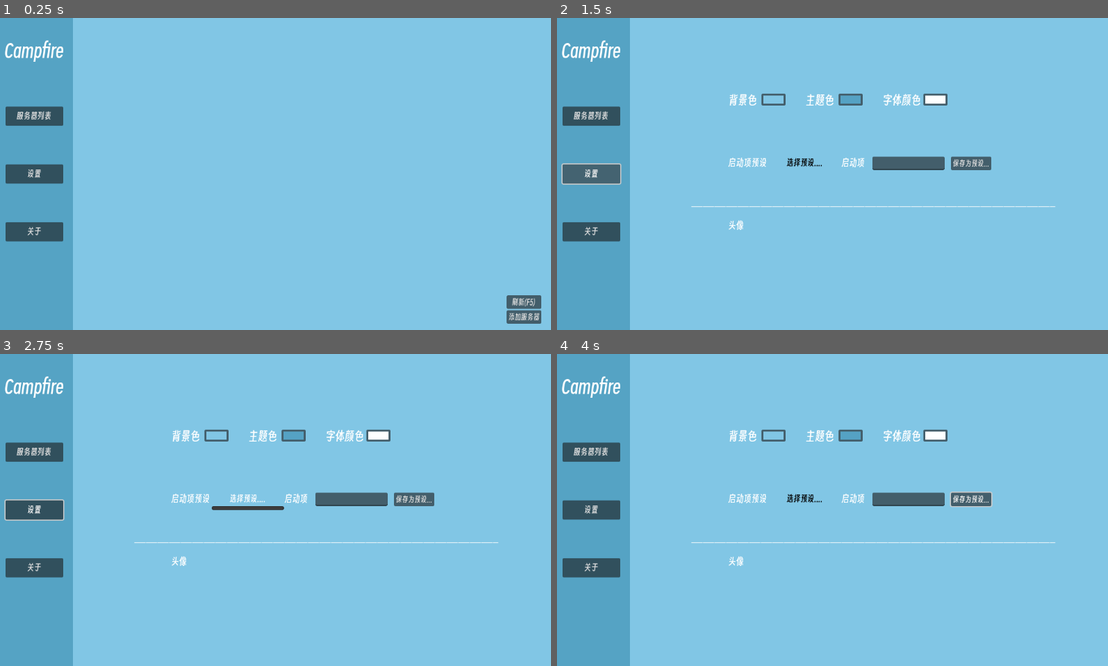
Above: before the commit, frames 1-4 (two rows, left to right).
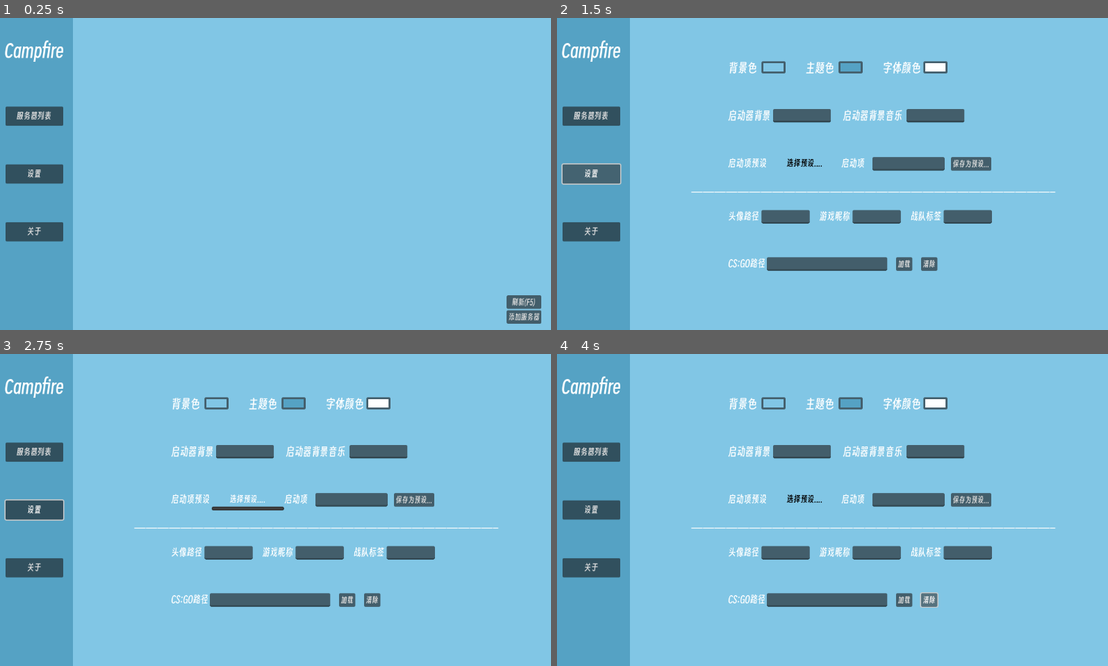
Above: after the commit, the same moments.

Repository: xuezhaju/Campfire-
Game: Godot game, scene res://scene/main_ui.tscn
Two runs of this game, one before a commit and one after it. Both use one fixed random seed, a clock stepped at 60 frames per second and the inputs below.
Inputs (mouse positions are in pixels of both pictures, inside the frame that each line leads up to):
- Up to frame 1 (0.25 s): no input
- Up to frame 2 (1.5 s): click "服务器列表" at 0.5 s; click "设置" at 1.25 s
- Up to frame 3 (2.75 s): click "选择预设...." at 2 s
- Up to frame 4 (4 s): click "保存为预设..." at 2.75 s; click (931, 600) at 3.5 s, where only the run after the commit has a clickable "清除"

The runs differ from the first frame. In frame 2, 6.4% of the frame differs, in the area x 24-91%, y 13-82%; in frame 3, 6.4%; in frame 4, 6.4%.

Commit message:
颜色主题修改完成

Diff:
--- a/scene/main_ui.gd
+++ b/scene/main_ui.gd
@@ -2,6 +2,8 @@
 @onready var server_list: Control = $ServerList
 @onready var add_server_settings: Control = $AddServerSettings
 @onready var setting: Control = $Setting
+@onready var background: ColorRect = $Background
+@onready var main_color: ColorRect = $Main/MainColor
 
 
 func _on_server_list_pressed() -> void:
@@ -17,6 +19,7 @@
 	Global.mainui_mode = "abaot"
 
 func _process(delta: float) -> void:
+	change_color()
 	if Global.mainui_mode == "server_list":
 		server_list.show()
 		server_list.process_mode = Node.PROCESS_MODE_INHERIT
@@ -43,3 +46,7 @@
 		server_list.process_mode = Node.PROCESS_MODE_DISABLED
 		add_server_settings.hide()
 		add_server_settings.process_mode = Node.PROCESS_MODE_DISABLED
+
+func change_color():
+	background.color = Global.back_color
+	main_color.color = Global.main_color
--- a/scene/main_ui.tscn
+++ b/scene/main_ui.tscn
@@ -1,8 +1,12 @@
-[gd_scene load_steps=4 format=3 uid="uid://d2sjgx566qaud"]
+[gd_scene load_steps=8 format=3 uid="uid://d2sjgx566qaud"]
 
 [ext_resource type="Script" uid="uid://btfx11kdve23t" path="res://scene/main_ui.gd" id="1_xqdl1"]
+[ext_resource type="Script" uid="uid://bydqjipe8tk7e" path="res://scripts/font_settings.gd" id="2_g4hc0"]
 [ext_resource type="Script" uid="uid://dna4jxf3jgo4" path="res://scene/server_list.gd" id="2_yu3bt"]
 [ext_resource type="Script" uid="uid://d4koj6er2dsue" path="res://scripts/setup_setting.gd" id="3_8pk1s"]
+[ext_resource type="Script" uid="uid://bb5yrr5mqmuvo" path="res://scripts/back_color.gd" id="4_cwb1w"]
+[ext_resource type="Script" uid="uid://ch36dl6ck0a60" path="res://scripts/main_color.gd" id="5_i4ba5"]
+[ext_resource type="Script" uid="uid://clb2mof7ovm17" path="res://scripts/font_color.gd" id="6_niqgt"]
 
 [node name="MainUI" type="Control"]
 layout_mode = 3
@@ -25,7 +29,7 @@
 offset_right = 40.0
 offset_bottom = 40.0
 
-[node name="ColorRect2" type="ColorRect" parent="Main"]
+[node name="MainColor" type="ColorRect" parent="Main"]
 custom_minimum_size = Vector2(160, 648)
 layout_mode = 2
 color = Color(0.331743, 0.637063, 0.76743, 1)
@@ -64,6 +68,7 @@
 offset_bottom = 91.0
 theme_override_font_sizes/font_size = 38
 text = "Campfire"
+script = ExtResource("2_g4hc0")
 
 [node name="ServerList" type="Control" parent="."]
 anchors_preset = 0
@@ -175,7 +180,7 @@
 
 [node name="VBoxContainer" type="VBoxContainer" parent="Setting/CenterContainer"]
 layout_mode = 2
-theme_override_constants/separation = 80
+theme_override_constants/separation = 60
 
 [node name="ColorSetings" type="HBoxContainer" parent="Setting/CenterContainer/VBoxContainer"]
 custom_minimum_size = Vector2(600, 50)
@@ -187,7 +192,7 @@
 theme_override_font_sizes/font_size = 25
 text = "背景色"
 
-[node name="ColorPickerButton" type="ColorPickerButton" parent="Setting/CenterContainer/VBoxContainer/ColorSetings/BackColor"]
+[node name="BackColor" type="ColorPickerButton" parent="Setting/CenterContainer/VBoxContainer/ColorSetings/BackColor"]
 custom_minimum_size = Vector2(50, 25)
 layout_mode = 0
 offset_left = 69.0
@@ -195,13 +200,14 @@
 offset_right = 119.0
 offset_bottom = 27.0
 color = Color(0.505882, 0.776471, 0.898039, 1)
+script = ExtResource("4_cwb1w")
 
 [node name="MainColor" type="Label" parent="Setting/CenterContainer/VBoxContainer/ColorSetings"]
 layout_mode = 2
 theme_override_font_sizes/font_size = 25
 text = "主题色"
 
-[node name="ColorPickerButton" type="ColorPickerButton" parent="Setting/CenterContainer/VBoxContainer/ColorSetings/MainColor"]
+[node name="MainColor" type="ColorPickerButton" parent="Setting/CenterContainer/VBoxContainer/ColorSetings/MainColor"]
 custom_minimum_size = Vector2(50, 25)
 layout_mode = 0
 offset_left = 69.0
@@ -209,13 +215,14 @@
 offset_right = 119.0
 offset_bottom = 27.0
 color = Color(0.333333, 0.635294, 0.768627, 1)
-
-[node name="MainColor2" type="Label" parent="Setting/CenterContainer/VBoxContainer/ColorSetings"]
+script = ExtResource("5_i4ba5")
+
+[node name="FontColor" type="Label" parent="Setting/CenterContainer/VBoxContainer/ColorSetings"]
 layout_mode = 2
 theme_override_font_sizes/font_size = 25
 text = "字体颜色"
 
-[node name="ColorPickerButton" type="ColorPickerButton" parent="Setting/CenterContainer/VBoxContainer/ColorSetings/MainColor2"]
+[node name="FontColor" type="ColorPickerButton" parent="Setting/CenterContainer/VBoxContainer/ColorSetings/FontColor"]
 custom_minimum_size = Vector2(50, 25)
 layout_mode = 0
 offset_left = 85.0
@@ -223,18 +230,47 @@
 offset_right = 135.0
 offset_bottom = 27.0
 color = Color(0.996078, 1, 1, 1)
+script = ExtResource("6_niqgt")
+
+[node name="PicturesSettings" type="HBoxContainer" parent="Setting/CenterContainer/VBoxContainer"]
+layout_mode = 2
+theme_override_constants/separation = 150
+
+[node name="BackPicture" type="Label" parent="Setting/CenterContainer/VBoxContainer/PicturesSettings"]
+layout_mode = 2
+theme_override_font_sizes/font_size = 22
+text = "启动器背景"
+
+[node name="LineEdit" type="LineEdit" parent="Setting/CenterContainer/VBoxContainer/PicturesSettings/BackPicture"]
+custom_minimum_size = Vector2(120, 0)
+layout_mode = 0
+offset_left = 93.0
+offset_right = 146.0
+offset_bottom = 28.0
+
+[node name="Label" type="Label" parent="Setting/CenterContainer/VBoxContainer/PicturesSettings"]
+layout_mode = 2
+theme_override_font_sizes/font_size = 22
+text = "启动器背景音乐"
+
+[node name="LineEdit" type="LineEdit" parent="Setting/CenterContainer/VBoxContainer/PicturesSettings/Label"]
+custom_minimum_size = Vector2(120, 0)
+layout_mode = 0
+offset_left = 132.0
+offset_right = 185.0
+offset_bottom = 28.0
 
 [node name="启动项设置" type="HBoxContainer" parent="Setting/CenterContainer/VBoxContainer"]
 custom_minimum_size = Vector2(600, 50)
 layout_mode = 2
 theme_override_constants/separation = 155
 
-[node name="Label" type="Label" parent="Setting/CenterContainer/VBoxContainer/启动项设置"]
+[node name="启动器预设" type="Label" parent="Setting/CenterContainer/VBoxContainer/启动项设置"]
 layout_mode = 2
 theme_override_font_sizes/font_size = 20
 text = "启动项预设"
 
-[node name="MenuButton" type="MenuButton" parent="Setting/CenterContainer/VBoxContainer/启动项设置/Label"]
+[node name="MenuButton" type="MenuButton" parent="Setting/CenterContainer/VBoxContainer/启动项设置/启动器预设"]
 custom_minimum_size = Vector2(150, 30)
 layout_mode = 0
 offset_left = 84.0
@@ -246,19 +282,19 @@
 theme_override_font_sizes/font_size = 18
 text = "选择预设...."
 
-[node name="Label2" type="Label" parent="Setting/CenterContainer/VBoxContainer/启动项设置"]
+[node name="启动项" type="Label" parent="Setting/CenterContainer/VBoxContainer/启动项设置"]
 layout_mode = 2
 theme_override_font_sizes/font_size = 20
 text = "启动项"
 
-[node name="LineEdit" type="LineEdit" parent="Setting/CenterContainer/VBoxContainer/启动项设置/Label2"]
+[node name="LineEdit" type="LineEdit" parent="Setting/CenterContainer/VBoxContainer/启动项设置/启动项"]
 custom_minimum_size = Vector2(150, 25)
 layout_mode = 0
 offset_left = 64.0
 offset_right = 164.0
 offset_bottom = 28.0
 
-[node name="Button" type="Button" parent="Setting/CenterContainer/VBoxContainer/启动项设置/Label2"]
+[node name="Button" type="Button" parent="Setting/CenterContainer/VBoxContainer/启动项设置/启动项"]
 layout_mode = 0
 offset_left = 227.0
 offset_right = 311.0
@@ -268,18 +304,79 @@
 [node name="UserSettings" type="HBoxContainer" parent="Setting/CenterContainer/VBoxContainer"]
 custom_minimum_size = Vector2(600, 50)
 layout_mode = 2
+theme_override_constants/separation = 125
 
 [node name="头像" type="Label" parent="Setting/CenterContainer/VBoxContainer/UserSettings"]
 layout_mode = 2
 theme_override_font_sizes/font_size = 20
-text = "头像"
+text = "头像路径"
+
+[node name="LineEdit" type="LineEdit" parent="Setting/CenterContainer/VBoxContainer/UserSettings/头像"]
+custom_minimum_size = Vector2(100, 0)
+layout_mode = 0
+offset_left = 69.0
+offset_right = 147.0
+offset_bottom = 28.0
+
+[node name="username" type="Label" parent="Setting/CenterContainer/VBoxContainer/UserSettings"]
+layout_mode = 2
+theme_override_font_sizes/font_size = 20
+text = "游戏昵称"
+
+[node name="LineEdit" type="LineEdit" parent="Setting/CenterContainer/VBoxContainer/UserSettings/username"]
+custom_minimum_size = Vector2(100, 0)
+layout_mode = 0
+offset_left = 69.0
+offset_right = 169.0
+offset_bottom = 28.0
+
+[node name="tip" type="Label" parent="Setting/CenterContainer/VBoxContainer/UserSettings"]
+layout_mode = 2
+theme_override_font_sizes/font_size = 20
+text = "战队标签"
+
+[node name="LineEdit" type="LineEdit" parent="Setting/CenterContainer/VBoxContainer/UserSettings/tip"]
+custom_minimum_size = Vector2(100, 0)
+layout_mode = 0
+offset_left = 69.0
+offset_right = 169.0
+offset_bottom = 28.0
+
+[node name="HBoxContainer" type="HBoxContainer" parent="Setting/CenterContainer/VBoxContainer"]
+layout_mode = 2
+
+[node name="CS_GO路径" type="Label" parent="Setting/CenterContainer/VBoxContainer/HBoxContainer"]
+layout_mode = 2
+theme_override_font_sizes/font_size = 20
+text = "CS:GO路径"
+
+[node name="LineEdit" type="LineEdit" parent="Setting/CenterContainer/VBoxContainer/HBoxContainer/CS_GO路径"]
+custom_minimum_size = Vector2(250, 0)
+layout_mode = 0
+offset_left = 80.0
+offset_right = 133.0
+offset_bottom = 28.0
+
+[node name="clear" type="Button" parent="Setting/CenterContainer/VBoxContainer/HBoxContainer/CS_GO路径"]
+layout_mode = 0
+offset_left = 400.0
+offset_right = 434.0
+offset_bottom = 28.0
+text = "清除"
+
+[node name="load" type="Button" parent="Setting/CenterContainer/VBoxContainer/HBoxContainer/CS_GO路径"]
+layout_mode = 0
+offset_left = 348.0
+offset_right = 382.0
+offset_bottom = 28.0
+text = "加载"
 
 [node name="分割线" type="Label" parent="Setting"]
 layout_mode = 2
 offset_left = 72.0
-offset_top = 344.0
+offset_top = 314.0
 offset_right = 828.0
-offset_bottom = 364.0
+offset_bottom = 334.0
 theme_override_font_sizes/font_size = 15
 text = "———————————————————————————————————————————————————————————————"
 
--- a/scripts/Global.gd
+++ b/scripts/Global.gd
@@ -2,3 +2,13 @@
 
 var mainui_mode :String = "server_list"
 var is_create :bool = false
+
+var back_color := Color(0.506, 0.776, 0.898)
+var main_color := Color(0.333, 0.635, 0.769)
+
+signal font_color_changed
+var font_color := Color(0.996, 1.0, 1.0):
+	set(value):
+		if font_color != value:
+			font_color = value
+			font_color_changed.emit()
--- /dev/null
+++ b/scripts/back_color.gd
@@ -0,0 +1,26 @@
+extends ColorPickerButton
+
+# 定义一个信号，当颜色改变时发出
+signal color_selected(color)
+
+func _ready():
+	# 连接颜色变化信号
+	color_changed.connect(_on_color_changed)
+
+	# 初始化颜色（从 Global 读取）
+	color = Global.back_color
+
+# 当颜色改变时的处理函数
+func _on_color_changed(new_color: Color):
+	# 更新全局变量
+	Global.back_color = new_color
+
+	# 发出信号
+	color_selected.emit(new_color)
+
+	# 调试输出
+	print("用户选择的颜色: ", new_color)
+
+# 获取当前颜色（可选，因为可以直接访问 Global.back_color）
+func get_selected_color() -> Color:
+	return color
--- /dev/null
+++ b/scripts/font_color.gd
@@ -0,0 +1,21 @@
+extends ColorPickerButton
+
+func _ready():
+	# 初始化颜色为 Global.font_color 的当前值
+	color = Global.font_color
+
+	# 连接信号，当颜色改变时调用 _on_color_changed
+	color_changed.connect(_on_color_changed)
+
+# 颜色改变时的回调函数
+func _on_color_changed(new_color: Color):
+	# 更新全局字体颜色
+	Global.font_color = new_color
+
+	# 可选：打印调试信息
+	print("字体颜色已更新: ", new_color)
+
+
+# 可选：提供一个方法来获取当前颜色
+func get_current_font_color() -> Color:
+	return color
--- /dev/null
+++ b/scripts/font_settings.gd
@@ -0,0 +1,45 @@
+extends Label
+
+# 使用数组存储所有需要同步颜色的Label节点
+@onready var all_labels := [
+	$".",  # title
+	$"../Setting/CenterContainer/VBoxContainer/ColorSetings/BackColor",
+	$"../Setting/CenterContainer/VBoxContainer/ColorSetings/MainColor",
+	$"../Setting/CenterContainer/VBoxContainer/ColorSetings/FontColor",
+	$"../Setting/CenterContainer/VBoxContainer/PicturesSettings/BackPicture",
+	$"../Setting/CenterContainer/VBoxContainer/PicturesSettings/Label",
+	$"../Setting/CenterContainer/VBoxContainer/启动项设置/启动器预设",
+	$"../Setting/CenterContainer/VBoxContainer/启动项设置/启动项",
+	$"../Setting/CenterContainer/VBoxContainer/UserSettings/头像",
+	$"../Setting/CenterContainer/VBoxContainer/UserSettings/username",
+	$"../Setting/CenterContainer/VBoxContainer/UserSettings/tip",
+	$"../Setting/CenterContainer/VBoxContainer/HBoxContainer/CS_GO路径",
+	$"../Setting/分割线"
+]
+
+func _ready() -> void:
+	# 初始设置所有标签颜色
+	update_all_labels()
+
+	# 连接全局颜色变化信号（如果Global有信号）
+	if Global.has_signal("font_color_changed"):
+		Global.font_color_changed.connect(update_all_labels)
+	else:
+		# 如果没有信号，使用process检测（效率较低）
+		set_process(true)
+
+func _process(delta: float) -> void:
+	# 只有当Global没有信号时才需要process检测
+	if !Global.has_signal("font_color_changed"):
+		update_all_labels()
+
+# 更新所有标签的颜色
+func update_all_labels() -> void:
+	for label in all_labels:
+		if is_instance_valid(label):
+			label.add_theme_color_override("font_color", Global.font_color)
+
+# 可选：清理信号连接
+func _exit_tree() -> void:
+	if Global.has_signal("font_color_changed"):
+		Global.font_color_changed.disconnect(update_all_labels)
--- /dev/null
+++ b/scripts/main_color.gd
@@ -0,0 +1,26 @@
+extends ColorPickerButton
+
+# 定义一个信号，当颜色改变时发出
+signal color_selected(color)
+
+func _ready():
+	# 连接颜色变化信号
+	color_changed.connect(_on_color_changed)
+
+	# 初始化颜色（从 Global 读取）
+	color = Global.main_color
+
+# 当颜色改变时的处理函数
+func _on_color_changed(new_color: Color):
+	# 更新全局变量
+	Global.main_color = new_color
+
+	# 发出信号
+	color_selected.emit(new_color)
+
+	# 调试输出
+	print("用户选择的颜色: ", new_color)
+
+# 获取当前颜色（可选，因为可以直接访问 Global.back_color）
+func get_main_color() -> Color:
+	return color
Not shown, added: scripts/back_color.gd.uid
Not shown, added: scripts/font_color.gd.uid
Not shown, added: scripts/font_settings.gd.uid
Not shown, added: scripts/main_color.gd.uid
